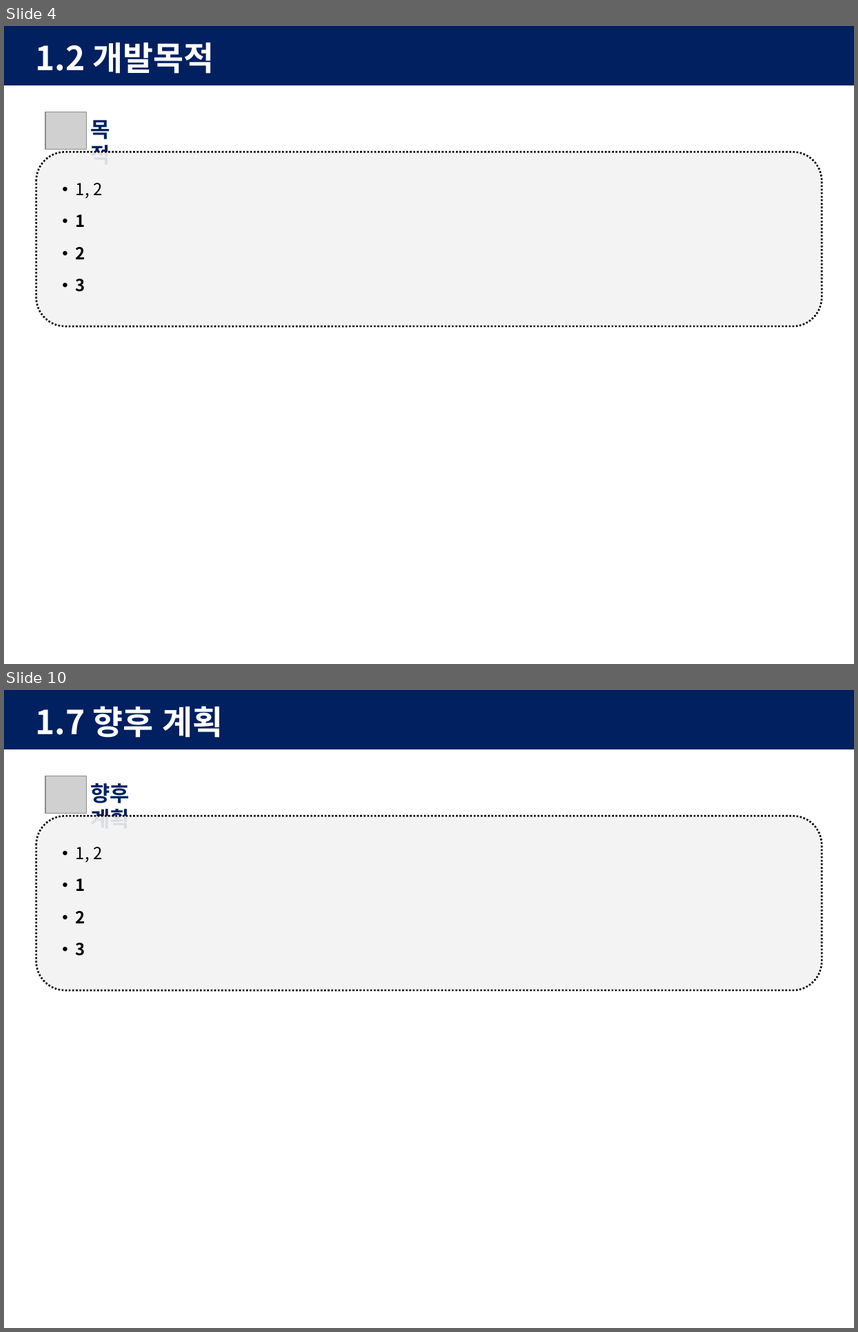
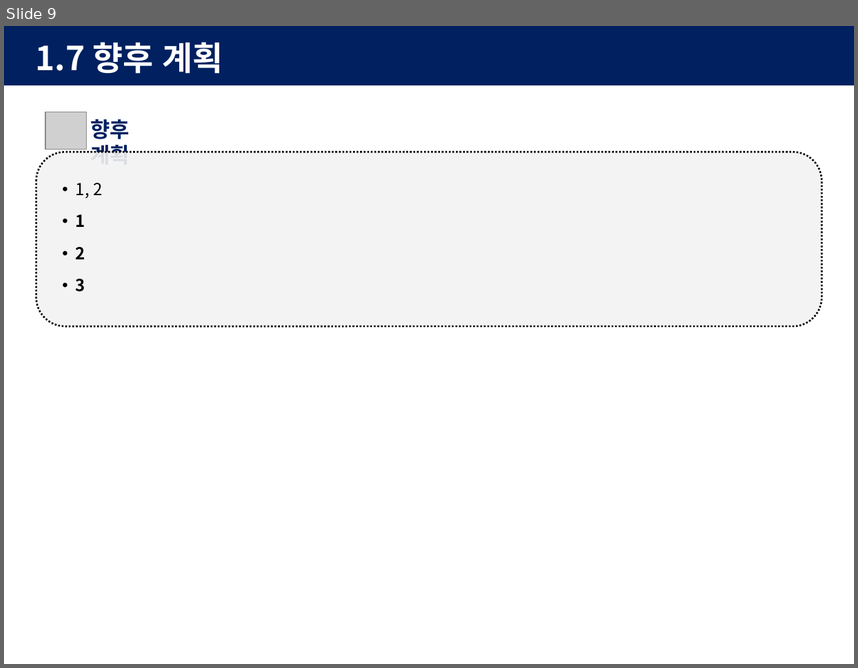
Before and after one commit to khenv0005-hue/kunhwa, a slide deck: 발표 이걸로.pptx. Shown one above the other, each under a label of ours: slides 4 and 10 before the commit, slide 9 after it; the slides between them are not shown. The pictures are 858x1332 and 858x668 pixels, drawn with LibreOffice and Linux fonts; fonts in the diff are those of the drawing; grey boxes stand for pictures. Boxes give left, top, right and bottom in pixels: in the first picture for what was removed or moved away, otherwise in the second. Text is boxed around its words. In the diff, an @@ line names an element or a change of style, - is before the commit and + after.

```diff
--- a/발표 이걸로.pptx
+++ b/발표 이걸로.pptx
@@ slide 4 removed at <box>4,26,854,664</box>, background #FFFFFF @@
@@ rectangle removed at <box>4,26,854,85</box> @@
@@ text removed at <box>35,43,214,74</box> @@
-1.2 개발목적
@@ picture removed at <box>45,112,87,150</box> @@
@@ text removed at <box>90,120,110,153</box> @@
-목적
@@ rounded rectangle removed at <box>36,152,822,326</box> @@
@@ text removed at <box>76,183,102,292</box> @@
-• 1, 2
-• 1
-• 2
-• 3
@@ what was slide 10 is now slide 9 @@
```
Also in this commit, not shown: 7 slides changed, 1 slide added, 2 other slides removed.
